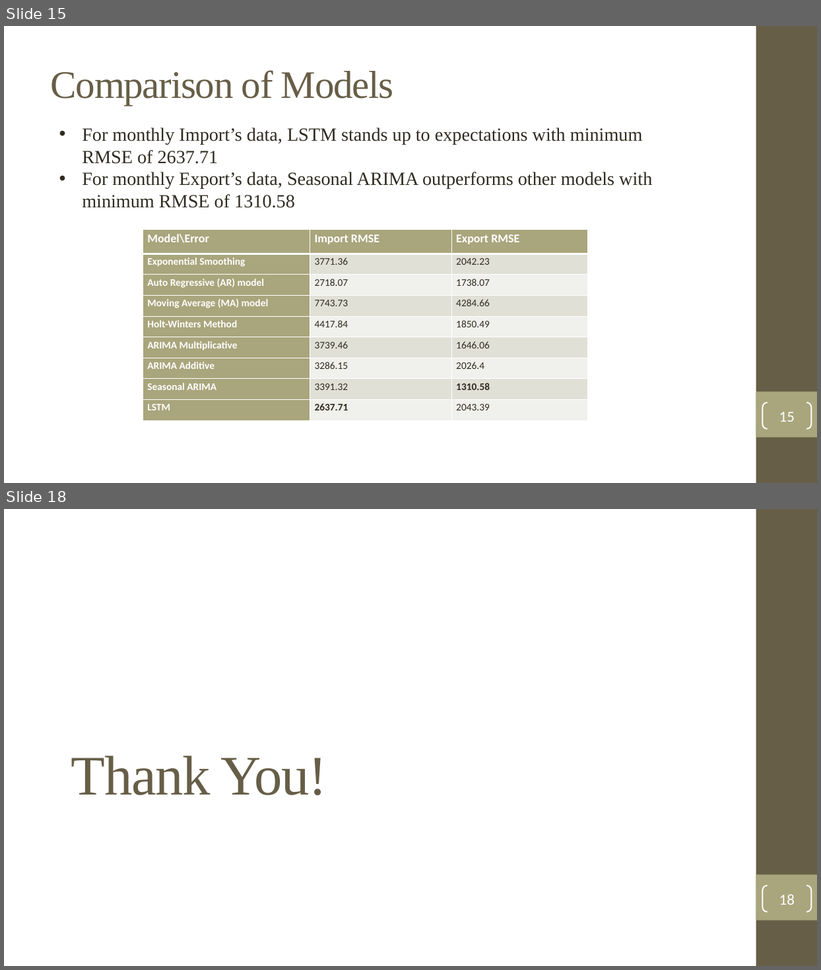
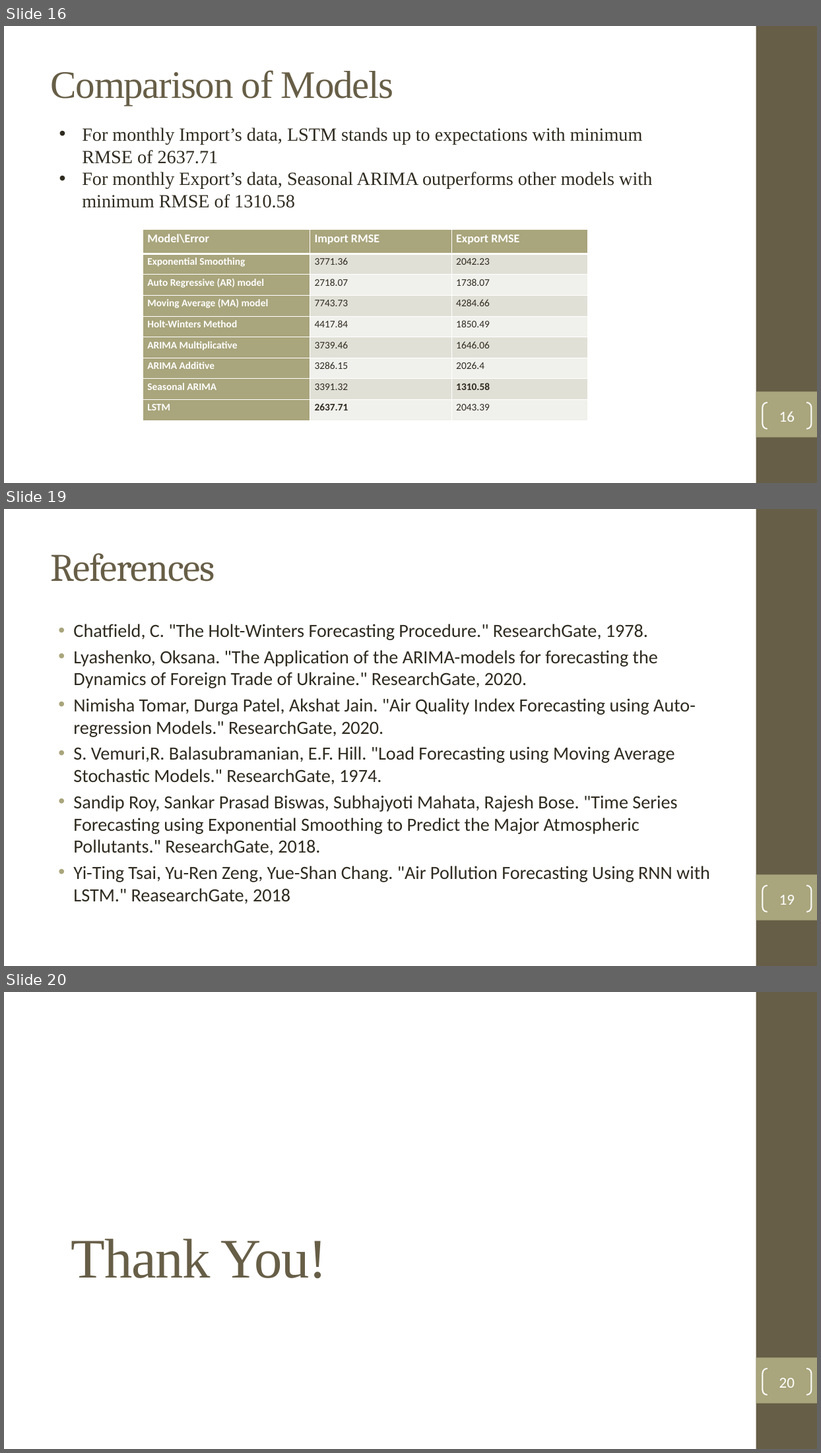
Before and after one commit to ForkedRepositories/Indian-Trade-Data-Analysis-and-Forecasting, a slide deck: Documents/Thesis/Indian Trade Analysis and Forecasting.pptx. Shown one above the other, each under a label of ours: slides 15 and 18 before the commit, slides 16, 19 and 20 after it; the slides between them are not shown. The pictures are 821x970 and 821x1453 pixels, drawn with LibreOffice and Linux fonts; fonts in the diff are those of the drawing; background and template pictures are left out. Boxes give left, top, right and bottom in pixels: in the first picture for what was removed or moved away, otherwise in the second. Text is boxed around its words. In the diff, an @@ line names an element or a change of style, - is before the commit and + after.

Commit message:
grammar check, references, tech used, corrections

```diff
--- a/Documents/Thesis/Indian Trade Analysis and Forecasting.pptx
+++ b/Documents/Thesis/Indian Trade Analysis and Forecasting.pptx
@@ slide 19 added at (x1=4, y1=509, x2=817, y2=966), background picture (left out); not listed: 2 template elements that a slide beside it also shows @@
@@ title added at (x1=51, y1=553, x2=215, y2=582), 46 pt, text #675E47 @@
+References
@@ text added at (x1=73, y1=624, x2=710, y2=904), 22 pt, text #2F2B20 @@
+• Chatfield, C. "The Holt-Winters Forecasting Procedure." ResearchGate, 1978.
+• Lyashenko, Oksana. "The Application of the ARIMA-models for forecasting the Dynamics of Foreign Trade of Ukraine." ResearchGate, 2020.
+• Nimisha Tomar, Durga Patel, Akshat Jain. "Air Quality Index Forecasting using Auto-regression Models." ResearchGate, 2020.
+• S. Vemuri,R. Balasubramanian, E.F. Hill. "Load Forecasting using Moving Average Stochastic Models." ResearchGate, 1974.
+• Sandip Roy, Sankar Prasad Biswas, Subhajyoti Mahata, Rajesh Bose. "Time Series Forecasting using Exponential Smoothing to Predict the Major Atmospheric Pollutants." ResearchGate, 2018.
+• Yi-Ting Tsai, Yu-Ren Zeng, Yue-Shan Chang. "Air Pollution Forecasting Using RNN with LSTM." ReasearchGate, 2018
@@ page number added at (x1=763, y1=886, x2=812, y2=912), outline #FFFFFF 1.5 pt, 18 pt, text #FFFFFF @@
+19
@@ what was slide 15 is now slide 16 @@
@@ page number at (x1=780, y1=411, x2=795, y2=422): text changed @@
-15
+16
@@ what was slide 18 is now slide 20 @@
@@ page number at (x1=780, y1=1378, x2=795, y2=1388): text changed @@
-18
+20
```
Also in this commit, not shown: 9 slides changed, 1 other slide added.
